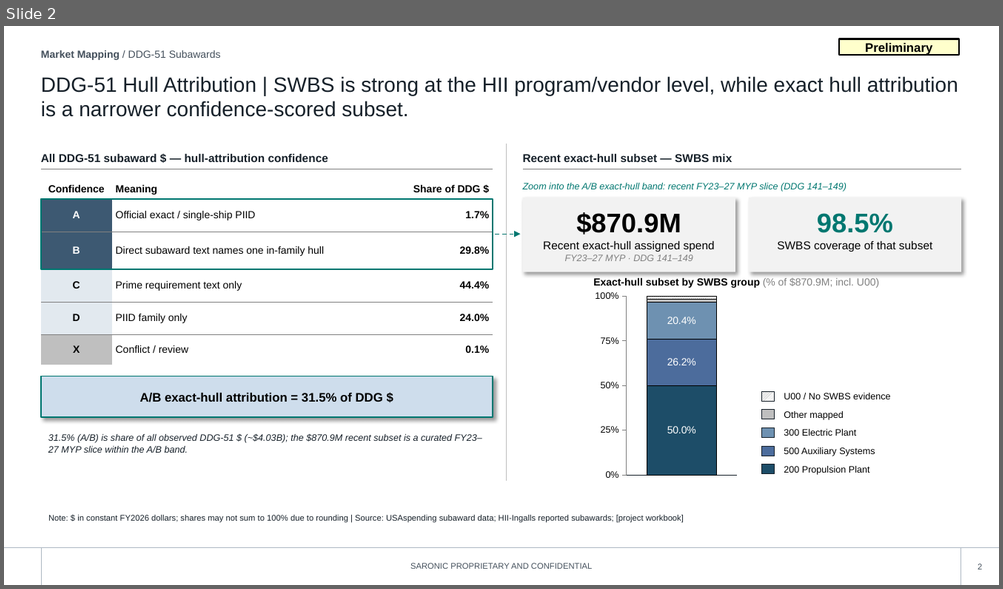
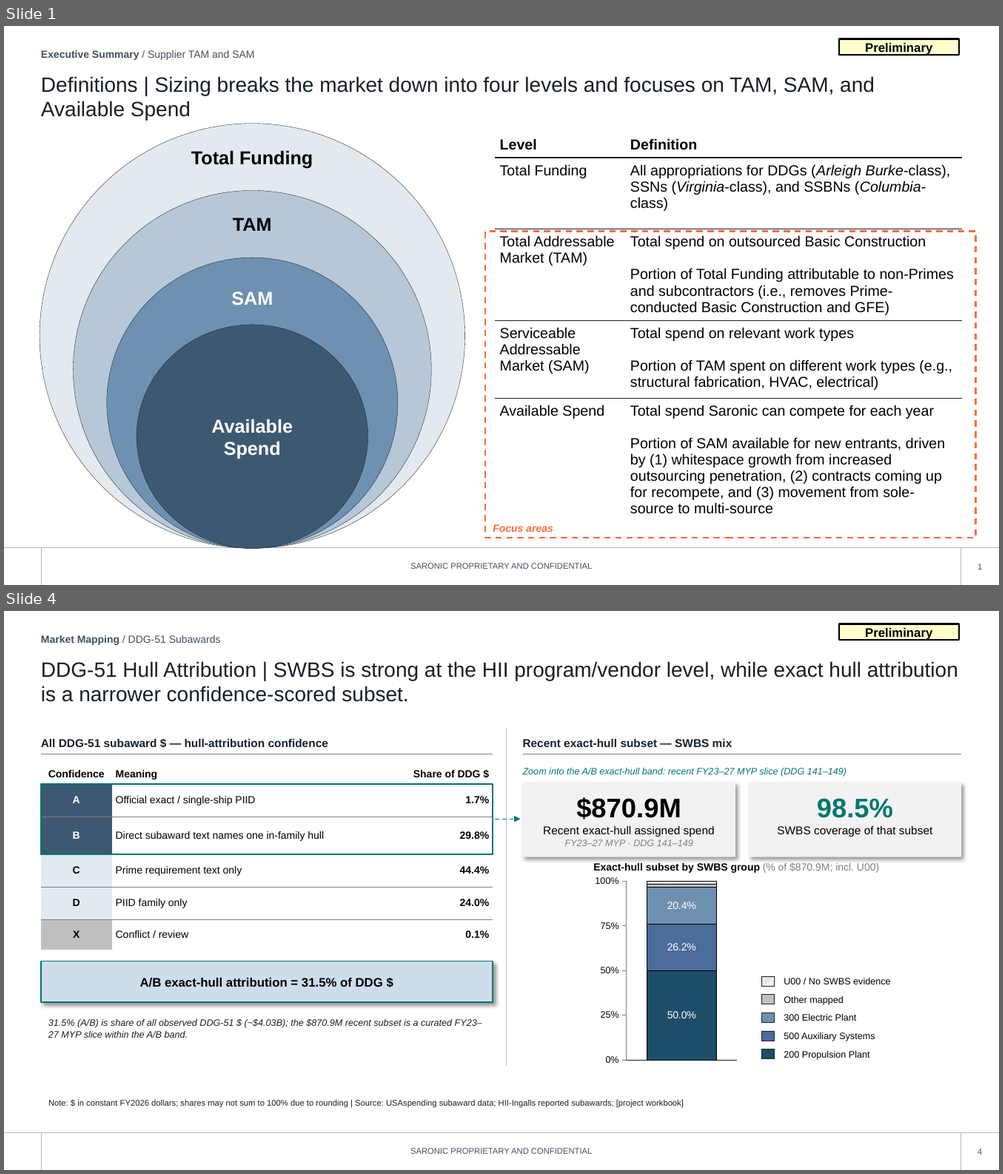
Before and after one commit to toole-brendan/slide_factory, a slide deck: projects/distributed_shipbuilding/distributed_shipbuilding.pptx. Shown one above the other, each under a label of ours: slide 2 before the commit, slides 1 and 4 after it; the slides between them are not shown. The pictures are 1003x589 and 1003x1174 pixels, drawn with LibreOffice and Linux fonts; fonts in the diff are those of the drawing; background and template pictures are left out. Boxes give left, top, right and bottom in pixels: in the first picture for what was removed or moved away, otherwise in the second. Text is boxed around its words. In the diff, an @@ line names an element or a change of style, - is before the commit and + after.

```diff
--- a/projects/distributed_shipbuilding/distributed_shipbuilding.pptx
+++ b/projects/distributed_shipbuilding/distributed_shipbuilding.pptx
@@ slide 1 added at bbox=[4, 26, 999, 585], background #FFFFFF; not listed: 5 template elements that a slide beside it also shows @@
@@ rectangle added at bbox=[839, 39, 959, 55], fill #FFFFCC, outline #000000 1.5 pt, 12 pt, text #000000, bold @@
+Preliminary
@@ text added at bbox=[41, 50, 254, 60], 10 pt, text #44505C @@
+Executive Summary / Supplier TAM and SAM
@@ title added at bbox=[41, 76, 874, 120], 20 pt, text #162029 @@
+Definitions | Sizing breaks the market down into four levels and focuses on TAM, SAM, and Available Spend
@@ ellipse added at bbox=[40, 124, 465, 549], fill #E2E9EF, outline #202223 0.25 pt @@
@@ table added at bbox=[495, 131, 962, 539], 5 rows, 2 columns @@
+Level | Definition
+Total Funding | All appropriations for DDGs (Arleigh Burke-class), SSNs (Virginia-class), and SSBNs (Columbia-class)
+Total Addressable Market (TAM) | Total spend on outsourced Basic Construction / Portion of Total Funding attributable to non-Primes and subcontractors (i.e., removes Prime-conducted Basic Construction and GFE)
+Serviceable Addressable Market (SAM) | Total spend on relevant work types / Portion of TAM spent on different work types (e.g., structural fabrication, HVAC, electrical)
+Available Spend | Total spend Saronic can compete for each year / Portion of SAM available for new entrants, driven by (1) whitespace growth from increased outsourcing penetration, (2) contracts coming up for recompete, and (3) movement from sole-source to multi-source
@@ text added at bbox=[191, 150, 313, 168], 18 pt, text #000000, bold @@
+Total Funding
@@ ellipse added at bbox=[74, 191, 432, 549], fill #B6C8D8, outline #202223 0.25 pt @@
@@ text added at bbox=[233, 218, 272, 231], 18 pt, text #000000, bold @@
+TAM
@@ rectangle added at bbox=[485, 231, 976, 538], outline #FB6B3C 1.5 pt dashed, 10 pt, text #FB6B3C, bold, italic @@
+Focus areas
@@ ellipse added at bbox=[107, 258, 398, 549], fill #6E91B1, outline #202223 0.25 pt @@
@@ text added at bbox=[231, 292, 273, 305], 18 pt, text #FFFFFF, bold @@
+SAM
@@ ellipse added at bbox=[136, 325, 368, 549], fill #3D5972, outline #202223 0.25 pt @@
@@ text added at bbox=[211, 419, 293, 459], 18 pt, text #FFFFFF, bold @@
+Available Spend
@@ what was slide 2 is now slide 4 @@
@@ page number at bbox=[977, 1149, 982, 1155]: text changed @@
-2
+4
```
Also in this commit, not shown: 2 slides changed, 3 other slides added, 2 slides removed, 15 other files.
